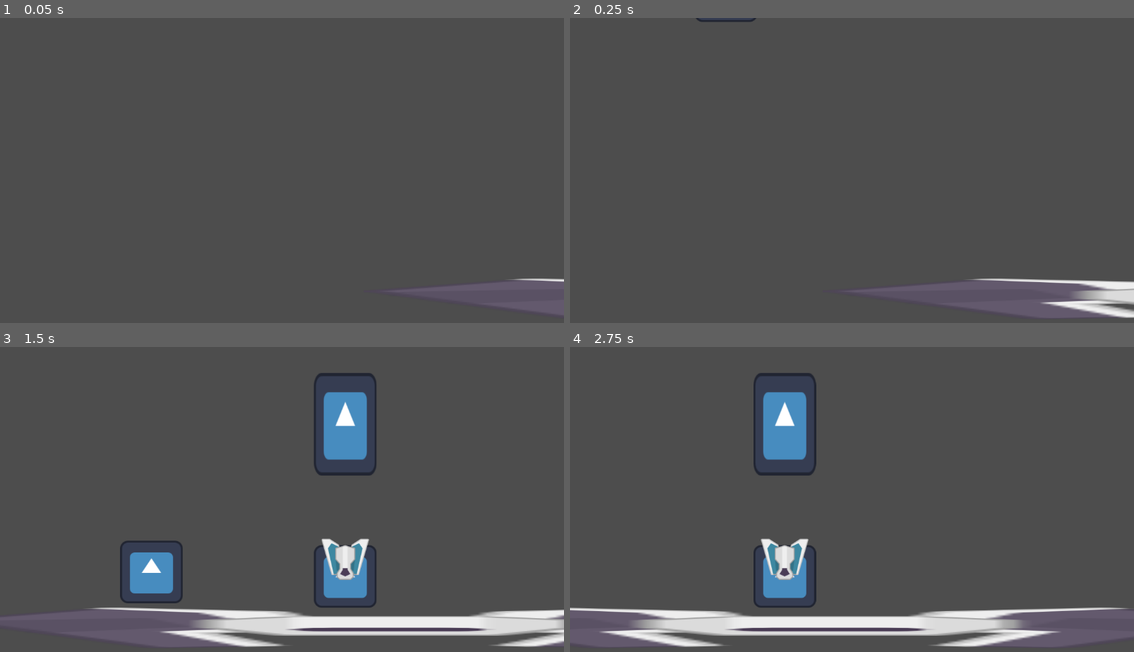
Above: before the commit, frames 1-4 (two rows, left to right).
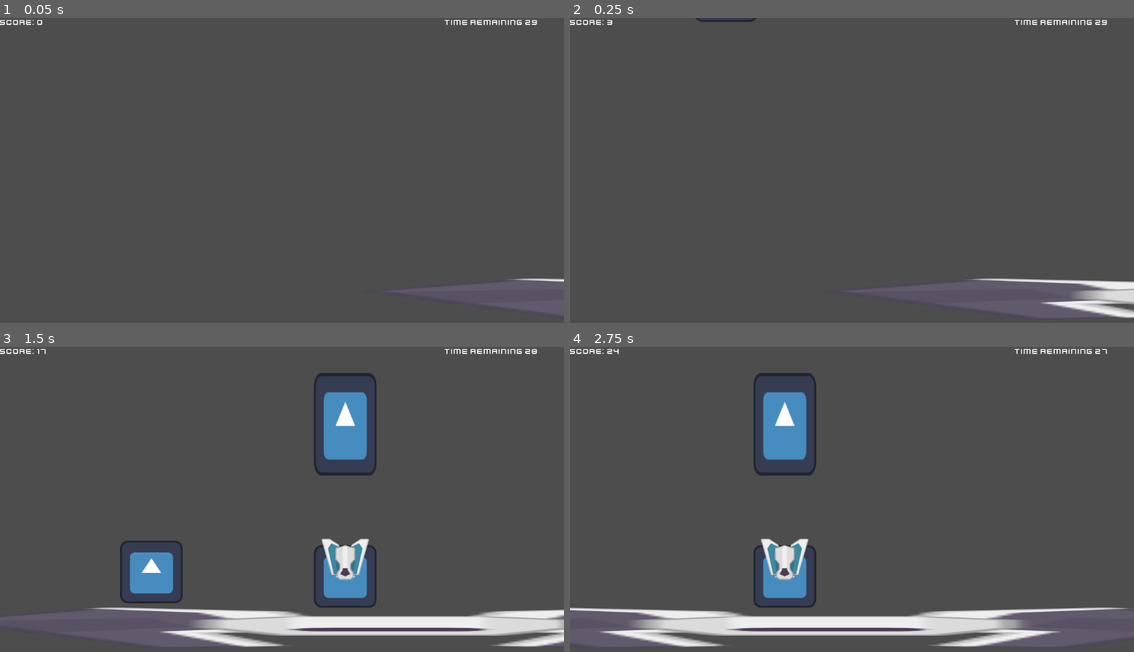
Above: after the commit, the same moments.

Repository: KhaledKhalil711/Hackathon-Project
Game: Godot game, scene res://game.tscn
Two runs of this game, one before a commit and one after it. Both use one fixed random seed, a clock stepped at 60 frames per second and the inputs below. The engine's default icon, where the game draws it, is replaced by a stand-in: a white triangle on a blue panel in a dark square.
Inputs:
- Up to frame 1 (0.05 s): no input
- Up to frame 2 (0.25 s): no input
- Up to frame 3 (1.5 s): tap D (jump_high) at 0.77 s
- Up to frame 4 (2.75 s): tap D (jump_high) at 1.52 s

The runs differ from the first frame. In frame 1, 0.2% of the frame differs, in the area x 0-96%, y 0-3%; in frame 2, 0.2%; in frame 3, 0.2%; in frame 4, 0.2%.

Commit message:
made some changes

Diff:
--- /dev/null
+++ b/Game_Over.tscn
@@ -0,0 +1,30 @@
+[gd_scene format=3 uid="uid://kx65vplrgesi"]
+
+[node name="Control" type="Control"]
+layout_mode = 3
+anchors_preset = 15
+anchor_right = 1.0
+anchor_bottom = 1.0
+grow_horizontal = 2
+grow_vertical = 2
+
+[node name="ColorRect" type="ColorRect" parent="."]
+layout_mode = 0
+offset_right = 40.0
+offset_bottom = 40.0
+scale = Vector2(32.907, 16.4785)
+color = Color(0.402265, 0.234455, 0.108191, 1)
+
+[node name="Panel" type="Panel" parent="."]
+layout_mode = 1
+offset_left = 400.0
+offset_top = 150.0
+offset_right = 800.0
+offset_bottom = 550.0
+
+[node name="Label" type="Label" parent="Panel"]
+layout_mode = 0
+offset_right = 40.0
+offset_bottom = 23.0
+horizontal_alignment = 1
+vertical_alignment = 1
--- a/Scripts/game_manager.gd
+++ b/Scripts/game_manager.gd
@@ -1,6 +1,10 @@
 extends Node2D
-
-var timer = 0
+@onready var score_label = $"/root/Game/CanvasLayer/Score"
+@onready var timer_label = $"/root/Game/CanvasLayer/Timer"
+@export var timer = 0
+var player_dead = false
+var score
+var time_remaining = 30
 var images_obstacles = {
 	0 : preload("res://Assets/enemyBlack1.png"),
 	1 : preload("res://Assets/enemyBlue5.png"),
@@ -17,6 +21,19 @@
 	get_tree().paused = true
 
 func _process(delta: float) -> void:
-	#timer += 0.2
-	#print(int(timer))
-	pass
+	if(GameManager.player_dead == false):
+		update_score()
+		time_remaining -= delta
+		update_timer()
+
+
+
+
+func update_score():
+	timer += 0.2
+	score = int(timer)
+	score_label.text = "Score: " + str(score)
+
+
+func update_timer():
+	timer_label.text = "Time Remaining " + str(int(time_remaining))
--- a/Scripts/player.gd
+++ b/Scripts/player.gd
@@ -76,4 +76,6 @@
 	return jump_sequence
 
 func kill_player():
+	GameManager.player_dead = true
+	print("The value of the boolean is ", GameManager.player_dead)
 	queue_free()
--- a/game.tscn
+++ b/game.tscn
@@ -6,6 +6,13 @@
 [ext_resource type="PackedScene" uid="uid://dsr8q1r2qbtva" path="res://portal.tscn" id="4_7jktm"]
 [ext_resource type="Script" uid="uid://ce1iyfhksd5jw" path="res://Scripts/game_manager.gd" id="5_ryrav"]
 [ext_resource type="PackedScene" uid="uid://gek72b3n8qee" path="res://medium_obstacle.tscn" id="6_ryrav"]
+[ext_resource type="FontFile" uid="uid://x7he4q7nvbkv" path="res://Assets/kenvector_future.ttf" id="7_eow3j"]
+
+[sub_resource type="LabelSettings" id="LabelSettings_j5wjh"]
+font = ExtResource("7_eow3j")
+
+[sub_resource type="LabelSettings" id="LabelSettings_vef74"]
+font = ExtResource("7_eow3j")
 
 [node name="Game" type="Node2D"]
 
@@ -23,7 +30,23 @@
 script = ExtResource("5_ryrav")
 
 [node name="Portal" parent="." instance=ExtResource("4_7jktm")]
-position = Vector2(2316, 554)
+position = Vector2(6730, 510)
 
 [node name="medium_obstacle" parent="." instance=ExtResource("6_ryrav")]
 position = Vector2(1146, 565)
+
+[node name="CanvasLayer" type="CanvasLayer" parent="."]
+
+[node name="Score" type="Label" parent="CanvasLayer"]
+offset_right = 40.0
+offset_bottom = 23.0
+text = "Score:"
+label_settings = SubResource("LabelSettings_j5wjh")
+
+[node name="Timer" type="Label" parent="CanvasLayer"]
+offset_left = 908.0
+offset_right = 962.0
+offset_bottom = 23.0
+text = "Timer: "
+label_settings = SubResource("LabelSettings_vef74")
+horizontal_alignment = 2
Not shown: 1 places in game.tscn that only renumber resources
